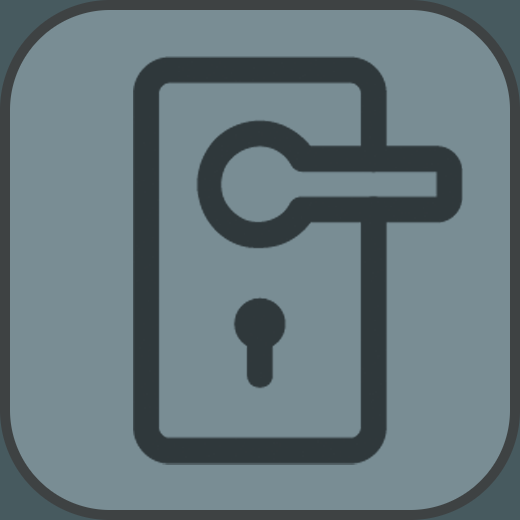
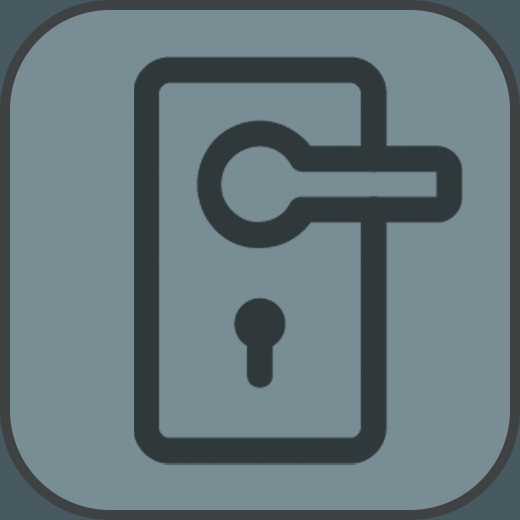
Comparing the layer stacks of the two 520x520 images. Changes:
pixels changed over (133, 84, 134, 437) (layer not identified)
